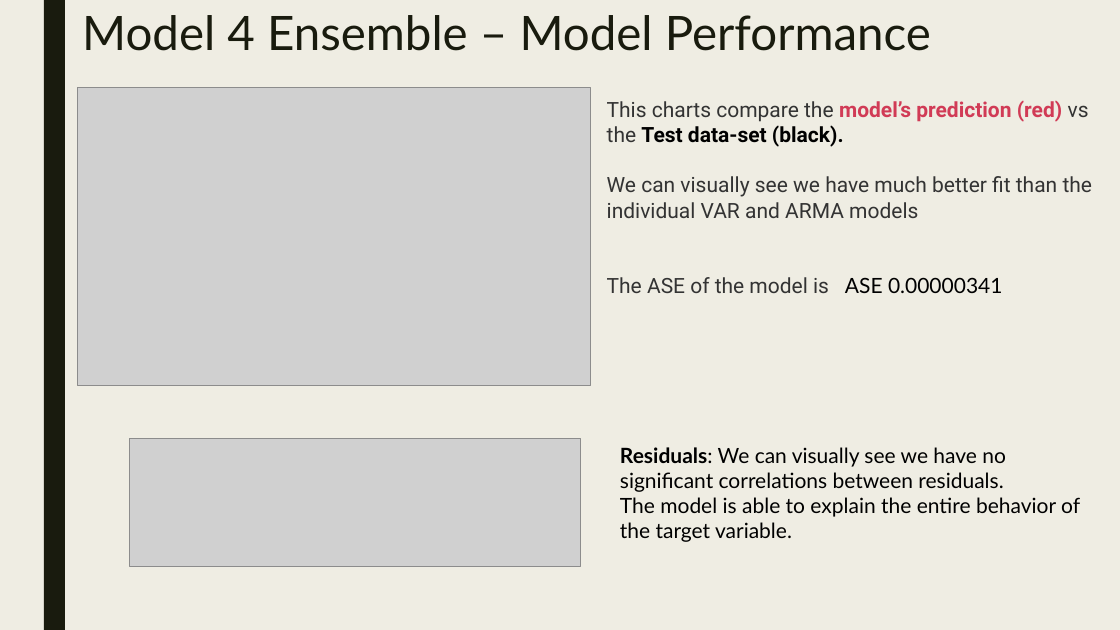
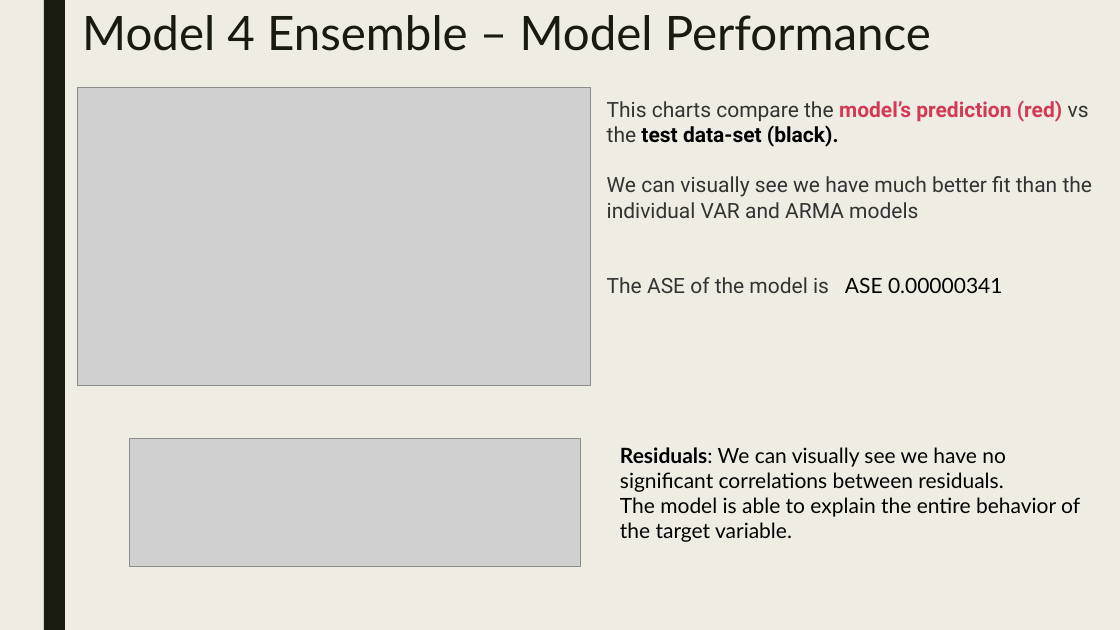
Before and after one commit to maxmoro/TimeSeriesProject, a slide deck: slide 15 of Attrition Analysis Part 2.pptx. Drawn at 1120x630 pixels with LibreOffice and Linux fonts; fonts in the diff are those of the drawing; grey boxes stand for pictures. Boxes give left, top, right and bottom in pixels: in the first picture for what was removed or moved away, otherwise in the second. Text is boxed around its words. In the diff, an @@ line names an element or a change of style, - is before the commit and + after.

```diff
--- a/Attrition Analysis Part 2.pptx
+++ b/Attrition Analysis Part 2.pptx
@@ text at [607, 101, 1089, 147]: text changed @@
-This charts compare the model’s prediction (red) vs the Test data-set (black).
+This charts compare the model’s prediction (red) vs the test data-set (black).
```
Also in this commit, not shown: 15 other slides changed, 2 other files.
